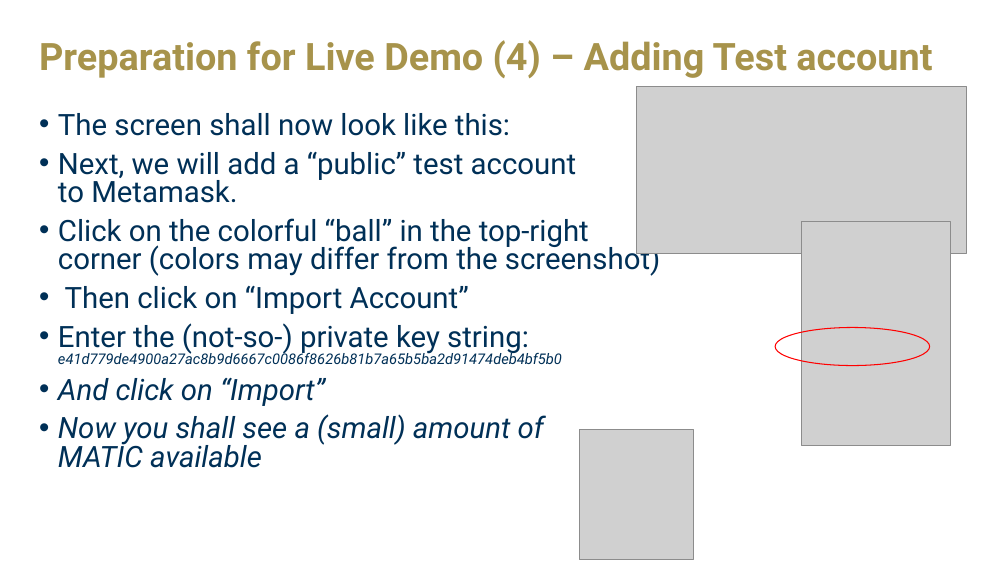
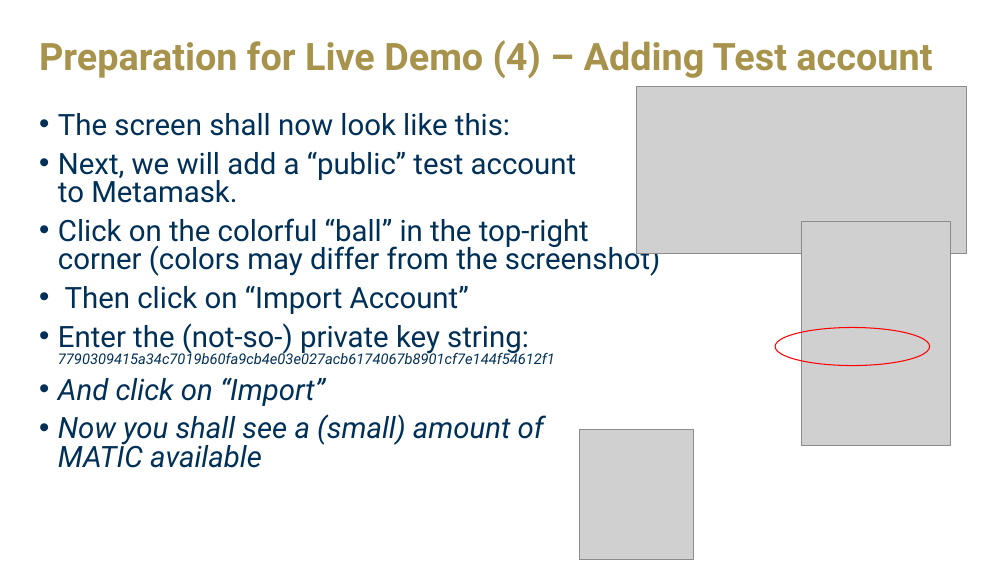
Before and after one commit to PiDabbelju/CS6675-PiTrust, a slide deck: slide 16 of PPT/CS6675-PiTrust.pptx. Drawn at 1008x567 pixels with LibreOffice and Linux fonts; fonts in the diff are those of the drawing; grey boxes stand for pictures; background and template pictures are left out. Boxes give left, top, right and bottom in pixels: in the first picture for what was removed or moved away, otherwise in the second. Text is boxed around its words. In the diff, an @@ line names an element or a change of style, - is before the commit and + after.

```diff
--- a/PPT/CS6675-PiTrust.pptx
+++ b/PPT/CS6675-PiTrust.pptx
@@ text at [58,323,529,354]: text changed @@
-• Enter the (not-so-) private key string:
-  e41d779de4900a27ac8b9d6667c0086f8626b81b7a65b5ba2d91474deb4bf5b0
+• Enter the (not-so-) private key string:
+  7790309415a34c7019b60fa9cb4e03e027acb6174067b8901cf7e144f54612f1
```
Also in this commit, not shown: 1 other slide changed, 2 slides added, 1 slide removed.
